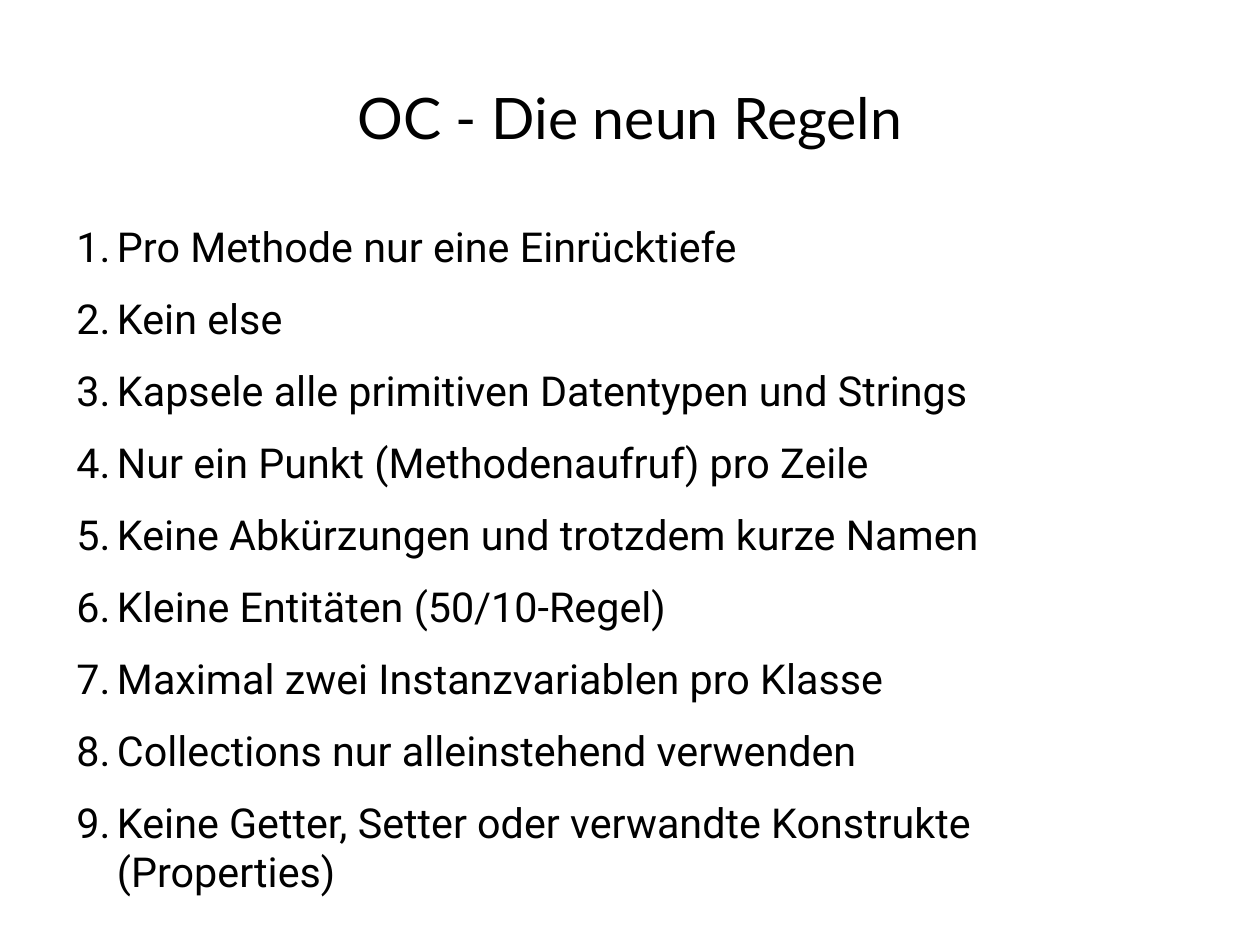
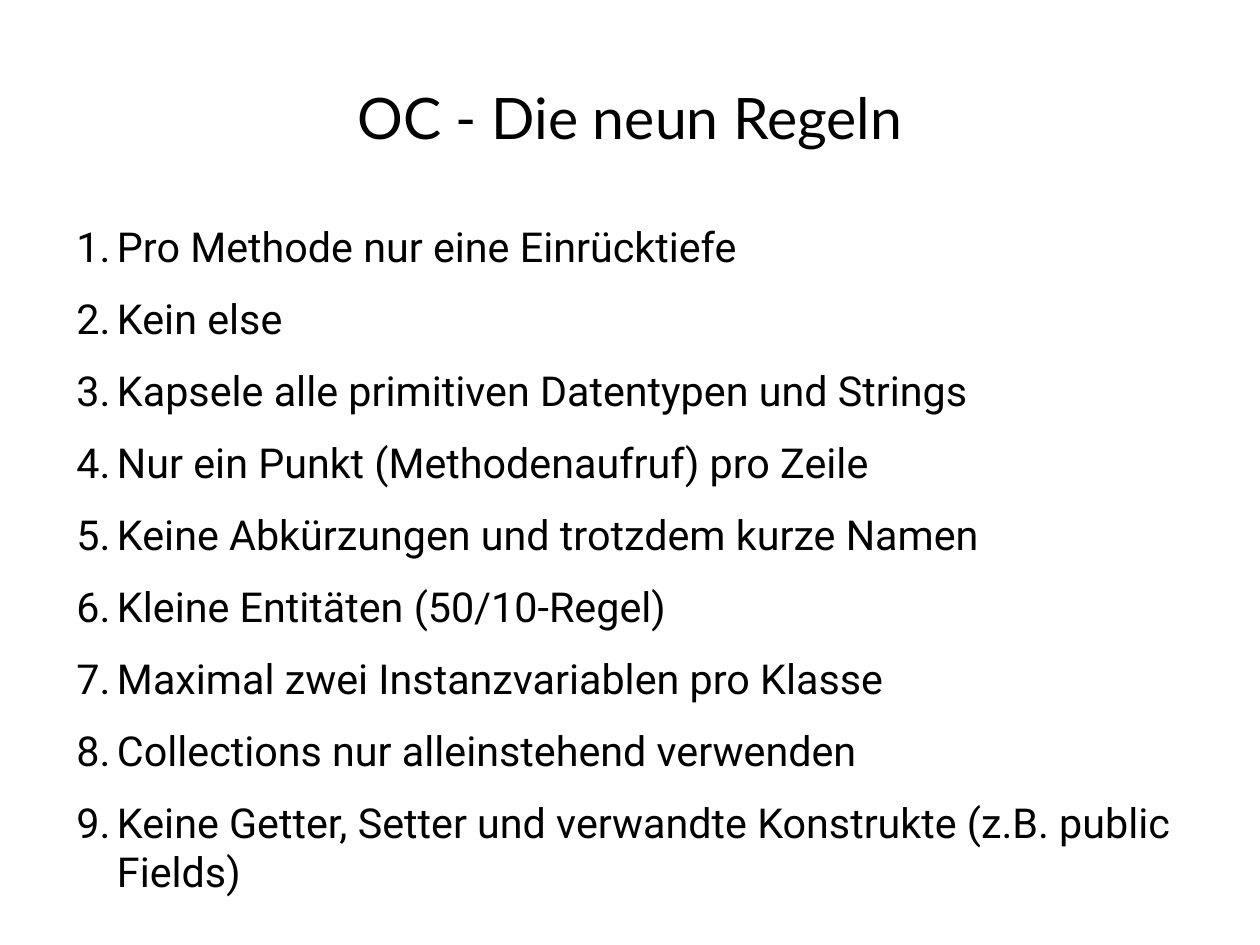
Before and after one commit to dlindner/vorlesung-se2-dhbw, a slide deck: slide 5 of added_2009/Object Calisthenics.odp. Drawn at 1260x945 pixels with LibreOffice and Linux fonts; fonts in the diff are those of the drawing; background and template pictures are left out. Boxes give left, top, right and bottom in pixels: in the first picture for what was removed or moved away, otherwise in the second. Text is boxed around its words. In the diff, an @@ line names an element or a change of style, - is before the commit and + after.

```diff
--- a/added_2009/Object Calisthenics.odp
+++ b/added_2009/Object Calisthenics.odp
@@ text at box(117, 805, 1170, 896): text changed @@
-9. Keine Getter, Setter oder verwandte Konstrukte (Properties)
+9. Keine Getter, Setter und verwandte Konstrukte (z.B. public Fields)
```
Also in this commit, not shown: 9 other slides changed, 1 slide added, 1 slide removed.
